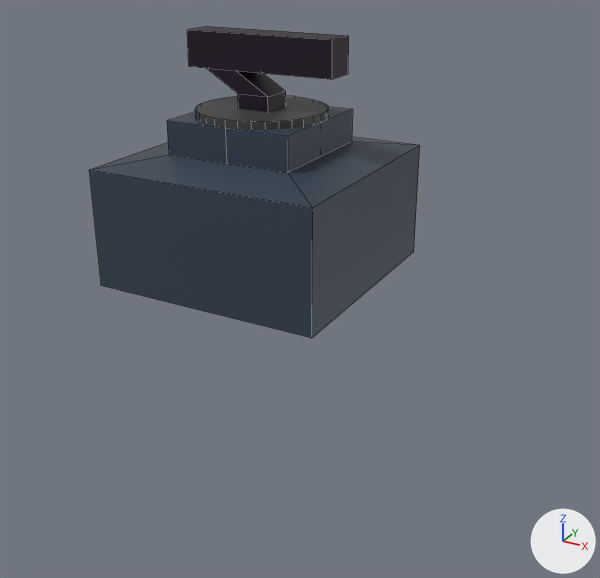
The Blender file characters/boomber/boomber.blend: old version first, new version second.
Camera for both pictures: a camera (50 mm lens) standing at (3.55, -5.81, 2.67) and looking at (0.38, -0.06, -0.2). The axes (+X, +Y, +Z) are drawn at lower right. The lights are the same throughout. The older version comes first. Mesh edges are drawn as thin lines.
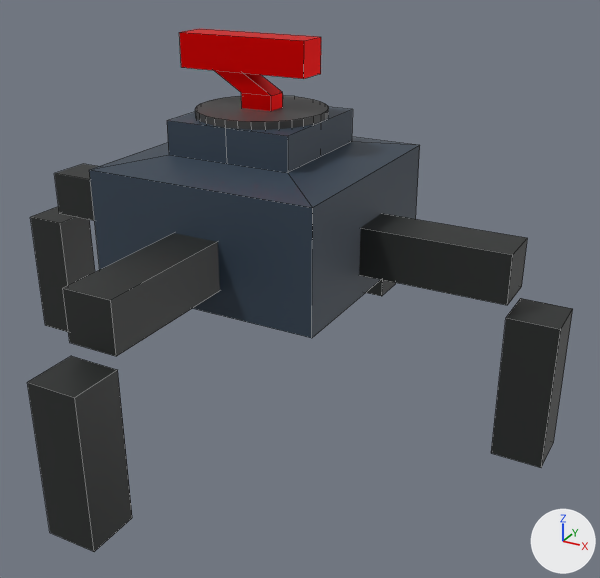
Where the change shows, as pixel boxes [x1, y1, x2, y2] in the pictures (600 x 578 px):
'legs', added (black)
    after: [27, 164, 573, 552]
'Cube.001', recoloured, reshaped (black to red, 12% narrower)
    before: [187, 26, 349, 112]
    after: [179, 29, 321, 111]

The change, as a list of edits to the scene's bpy script:
```text
Change mat_material_003:
    mat_material_003.base_color: (0.00742, 0.0, 0.0123) -> (1.0, 0.0, 0.0)  # black #15001d -> red #ff0000
Add mat_material:
    mat_material = principled_material('Material')
    mat_material.base_color = (0.0173, 0.02, 0.0192)  # black #242726
Change me_cube_001:
    used by ob_cube_001; location = (0.0, 0.0, 1.283)
    remove me_cube_001.from_pydata(...)  # 20 vertices, 16 faces; spans x -0.61..0.701, y -0.14..0.14, z -0.14..0.607
    add me_cube_001.from_pydata(...)  # 20 vertices, 15 faces; spans x -0.686..0.462, y -0.14..0.14, z -0.14..0.586
    me_cube_001 part 1: the whole mesh is rebuilt
Add me_cube_002:
    me_cube_002.from_pydata(...)  # a box spanning x 0.8..2.2, y -0.2..0.2, z 0.1..0.5; a box spanning x 2.2..2.6, y -0.2..0.2, z -1.2..0.0; a box spanning x -0.2..0.2, y 0.8..2.2, z 0.1..0.5; a box spanning x -0.2..0.2, y 2.2..2.6, z -1.2..0.0; a box spanning x -2.2..-0.8, y -0.2..0.2, z 0.1..0.5; a box spanning x -2.6..-2.2, y -0.2..0.2, z -1.2..0.0; a box spanning x -0.2..0.2, y -2.2..-0.8, z 0.1..0.5; a box spanning x -0.2..0.2, y -2.6..-2.2, z -1.2..0.0
    me_cube_002.materials.append(mat_material)  # black #242726
Add ob_legs:
    ob_legs = bpy.data.objects.new('legs', me_cube_002)
    ob_legs.location = (0.0, 0.0, 0.0)
```
